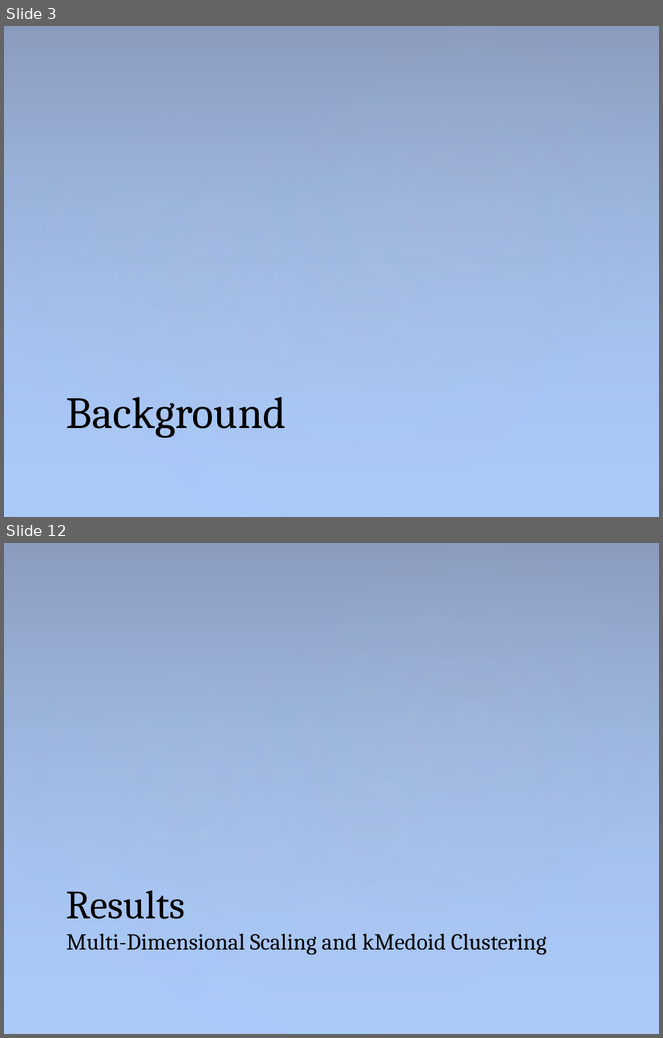
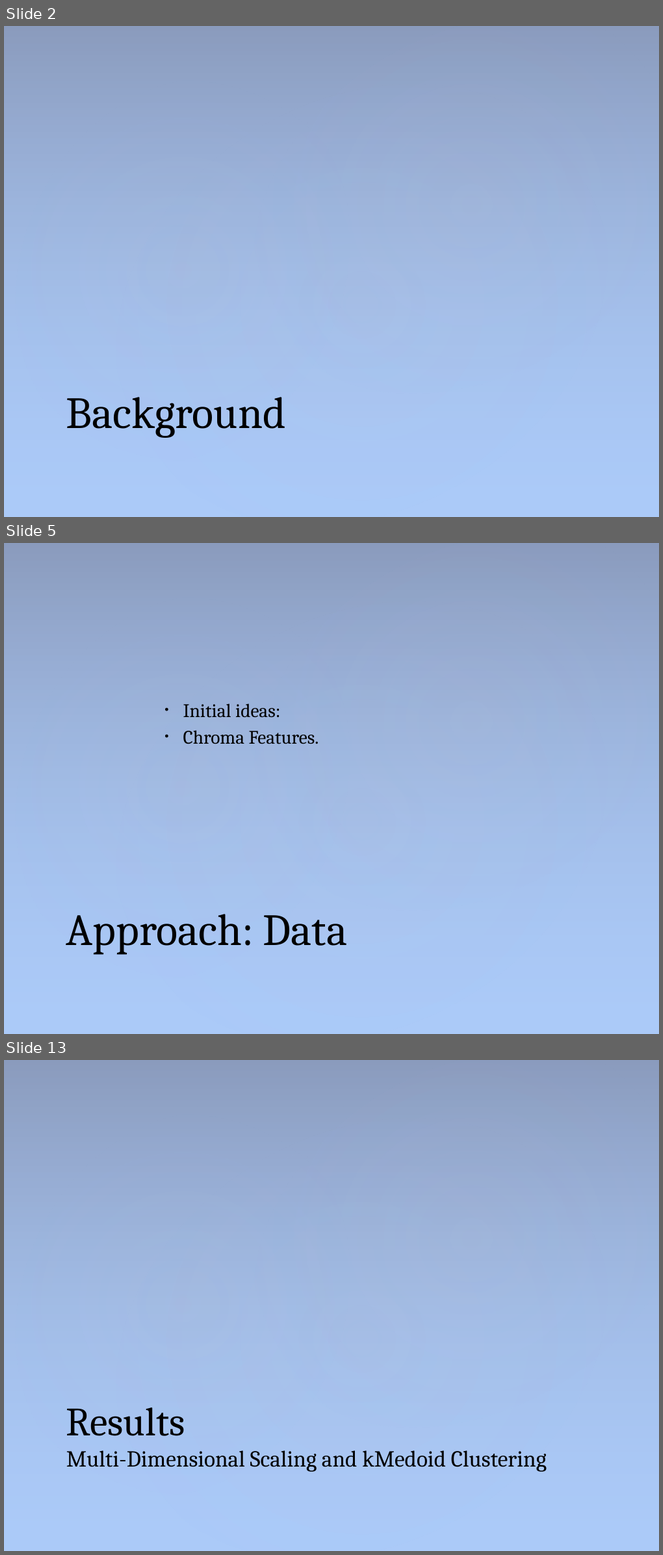
Before and after one commit to sam-lev/Classifications-Of-Songs-via-Homology-of-Chroma-Features, a slide deck: project/presentation/PresentationPowerPoint.pptx. Shown one above the other, each under a label of ours: slides 3 and 12 before the commit, slides 2, 5 and 13 after it; the slides between them are not shown. The pictures are 663x1038 and 663x1555 pixels, drawn with LibreOffice and Linux fonts; fonts in the diff are those of the drawing. Boxes give left, top, right and bottom in pixels: in the first picture for what was removed or moved away, otherwise in the second. Text is boxed around its words. In the diff, an @@ line names an element or a change of style, - is before the commit and + after.

```diff
--- a/project/presentation/PresentationPowerPoint.pptx
+++ b/project/presentation/PresentationPowerPoint.pptx
@@ slide 5 added at (4, 543, 659, 1034), background #ACCBF9; not listed: 4 template elements that a slide beside it also shows @@
@@ text added at (183, 704, 319, 745), 21 pt, text #000000 @@
+• Initial ideas:
+• Chroma Features.
@@ title added at (66, 914, 348, 955), 49 pt, text #000000 @@
+Approach: Data
@@ what was slide 3 is now slide 2 @@
@@ what was slide 12 is now slide 13 @@
```
Also in this commit, not shown: 5 slides changed, 6 other slides added, 5 slides removed, 3 other files.
